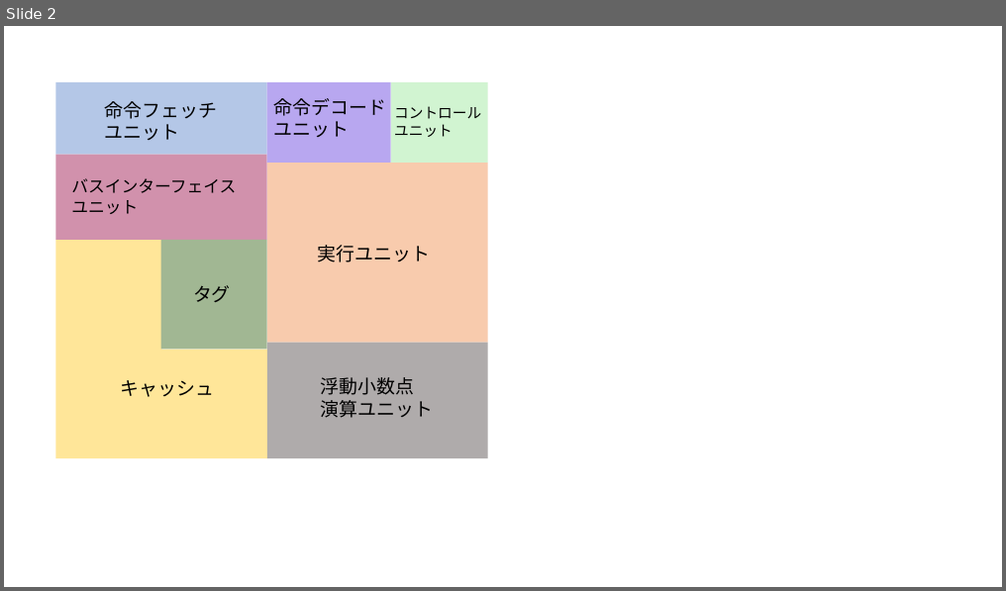
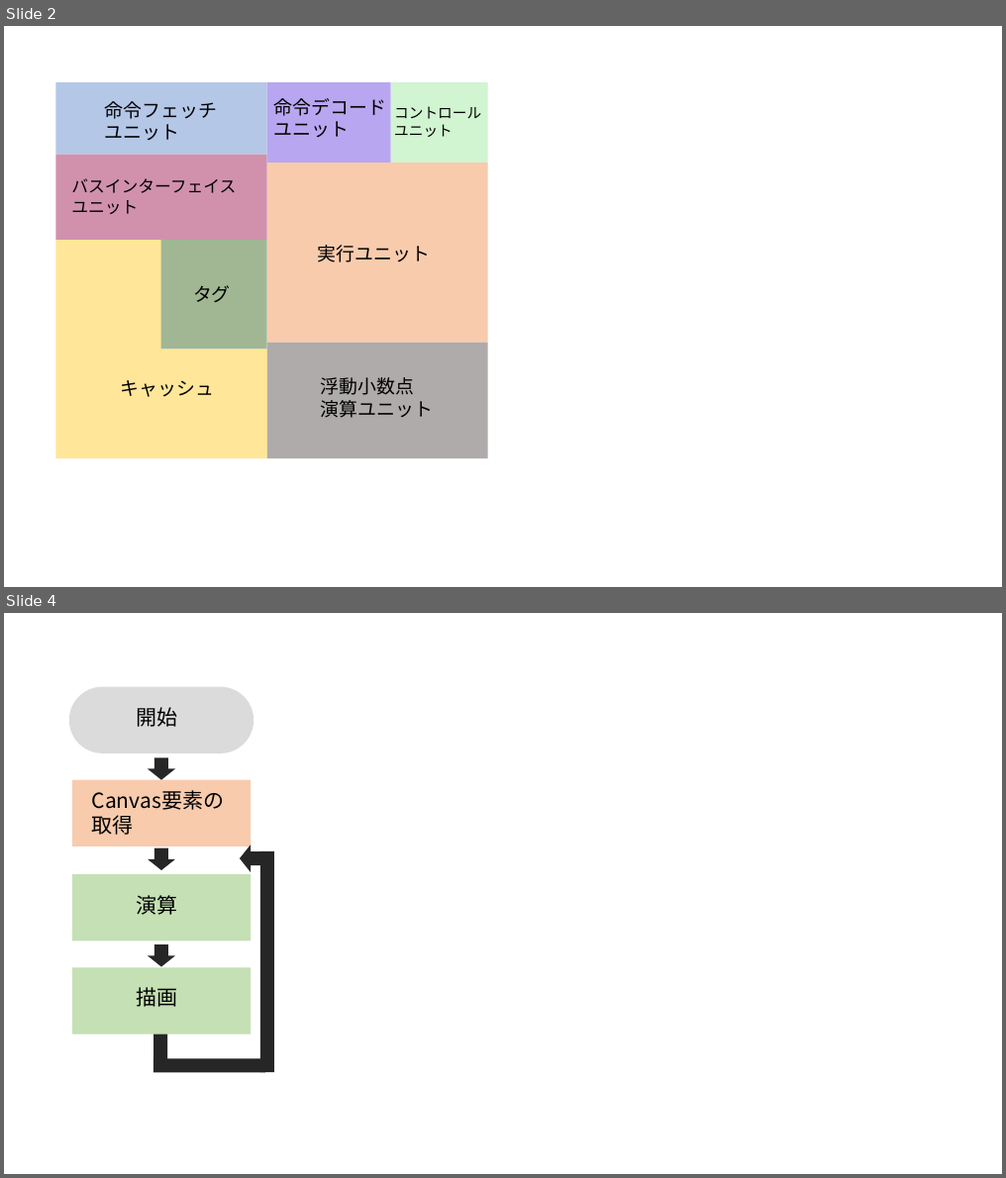
Before and after one commit to okmtaoo/-, a slide deck: 論文に使う画像.pptx. Shown one above the other, each under a label of ours: slide 2 before the commit, slides 2 and 4 after it; the slides between them are not shown. The pictures are 1006x591 and 1006x1178 pixels, drawn with LibreOffice and Linux fonts; fonts in the diff are those of the drawing. Boxes give left, top, right and bottom in pixels: in the first picture for what was removed or moved away, otherwise in the second. Text is boxed around its words. In the diff, an @@ line names an element or a change of style, - is before the commit and + after.

```diff
--- a/論文に使う画像.pptx
+++ b/論文に使う画像.pptx
@@ slide 4 added at box(4, 613, 1002, 1174), background #FFFFFF @@
@@ rounded rectangle added at box(69, 687, 254, 754), fill #DBDBDB @@
@@ text added at box(136, 707, 177, 727), 20 pt, text #000000 @@
+開始
@@ down arrow added at box(148, 758, 175, 780), fill #262626 @@
@@ rectangle added at box(72, 780, 251, 847), fill #F8CBAD @@
@@ text added at box(92, 790, 224, 835), 20 pt, text #000000 @@
+Canvas要素の
+取得
@@ down arrow added at box(148, 848, 175, 870), fill #262626 @@
@@ down arrow added at box(240, 845, 262, 872), fill #262626 @@
@@ rectangle added at box(72, 874, 251, 941), fill #C5E0B4 @@
@@ rectangle added at box(260, 852, 274, 1072), fill #262626 @@
@@ text added at box(136, 895, 177, 915), 20 pt, text #000000 @@
+演算
@@ rectangle added at box(72, 967, 251, 1035), fill #C5E0B4 @@
@@ down arrow added at box(148, 945, 175, 967), fill #262626 @@
@@ text added at box(136, 987, 177, 1007), 20 pt, text #000000 @@
+描画
@@ rectangle added at box(153, 1035, 168, 1066), fill #262626 @@
@@ rectangle added at box(153, 1059, 265, 1073), fill #262626 @@
```
Also in this commit, not shown: 1 slide changed, 2 other slides added, 1 slide removed, 11 other files.
